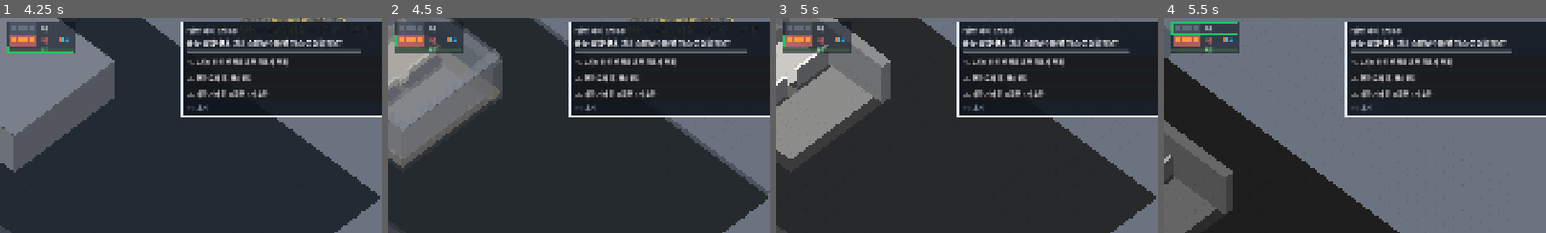
Above: before the commit, frames 1-4 (left to right).
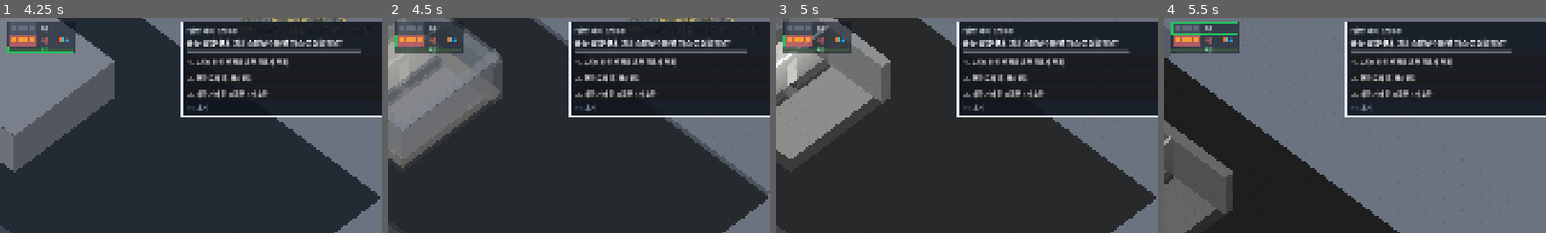
Above: after the commit, the same moments.

Repository: koo2957-collab/golden-time-game
Game: Godot game, scene res://scenes/world/world.tscn
Two runs of this game, one before a commit and one after it. Both use one fixed random seed, a clock stepped at 60 frames per second and the inputs below. This scene is started directly instead of the project's main scene.
Inputs (mouse positions are % of the whole screen's width and height, from its top left):
- Up to frame 1 (4.25 s): click "현장 도착 (Enter)" at 0.5 s; tap Enter at 1.25 s; drag from (7, 90) to (60, 28) at 1.27 s; click "Q 전략 변경…" at 2 s; click "◀ 뒤로 (Esc)" at 2.75 s; click "W 대응단계…" at 3.5 s
- Up to frame 2 (4.5 s): drag from (5, 13) to (45, 70) at 4.27 s
- Up to frame 3 (5 s): no input
- Up to frame 4 (5.5 s): move the mouse to (50, 78) at 5.02 s; hold Page Up (floor_up) from 5.03 s (still down); tap Right (camera_right) at 5.1 s; click (50, 78) at 5.17 s
The pictures show only the part of the screen within x 0-50%, y 8-58%; the shares and areas given below are measured in that part.

Frame 1 is identical in both runs. In frame 2, 0.1% of the frame differs, in the area x 0-11%, y 16-32%; in frame 3, 1.0%, in the area x 0-14%, y 3-36%; in frame 4, less than 0.1%.

Commit message:
F04: 실내 벽 천장까지 — 아래 진하게·위로 옅게, 흰 윗면 테두리, 문 위 벽
Co-Authored-By: Claude Opus 5.5 <noreply@anthropic.com>

Diff:
--- a/data/ui/view_params.json
+++ b/data/ui/view_params.json
@@ -8,7 +8,11 @@
   "front_wall": {"value": "open", "note2": "open(2026-11-12 사용자 결정 — 인형집: 앞 바깥벽은 없애고 문은 서 있게, 창은 바닥 높이 창틀·유리로 낮게)", "source": "화면 설정", "note": "단면 보기의 앞벽(남·동)과 실내 벽 모양: glass(2026-11-11 사용자 결정 — 앞 바깥벽은 천장 높이 반투명, 실내 벽은 허리 높이 위로 갈수록 투명) / cut(잘린 벽) / hidden(숨김)"},
   "front_wall_alpha": {"value": 0.15, "source": "화면 설정", "note": "앞 바깥벽(남·동) 면 진하기 (2026-11-11 사용자 결정 15%). 문·창은 진하게 그대로"},
   "wall_cap_alpha": {"value": 0.75, "source": "화면 설정", "note": "앞 바깥벽 꼭대기 띠 진하기 — 면이 투명해도 건물 경계가 또렷하게"},
-  "inner_wall_m": {"value": 1.2, "source": "화면 설정", "note": "실내 벽 높이 — 진한 벽 + 윗면 단면 띠 (2026-11-12 사용자 결정: 그라데이션을 없애 구조를 또렷하게)"},
+  "inner_wall_m": {"value": 2.4, "source": "화면 설정", "note": "실내 벽 높이 — 천장까지 (2026-11-12 사용자 결정 F04: 연기 상자와 높이를 맞춤). 아래 진하게·위로 갈수록 옅게 + 흰 윗면 테두리"},
+  "inner_wall_alpha_bottom": {"value": 0.7, "source": "화면 설정", "note": "실내 벽 바닥 쪽 진하기 (구조가 또렷하게)"},
+  "inner_wall_alpha_top": {"value": 0.15, "source": "화면 설정", "note": "실내 벽 천장 쪽 진하기 (뒤쪽 방·연기가 비치게, 연기 상자 앞면은 위가 진해 서로 구분된다)"},
+  "inner_wall_cap_alpha": {"value": 0.8, "source": "화면 설정", "note": "실내 벽 윗면(천장 높이) 흰 테두리 진하기 — 방 경계"},
+  "ghost_inner_wall_m": {"value": 1.2, "source": "화면 설정", "note": "위·아래 층(흐리게 보이는 층) 실내 벽 높이 — 허리 높이로 낮게 (지금 층을 덜 가리게)"},
   "partner_alpha": {"value": 1.0, "source": "화면 설정", "note": "비켜 놓은 짝 층 진하기 — 반투명 없이 흑백으로만 구분 (2026-11-12 사용자 결정: 정적인 것은 무채색, 움직이는 것만 색)"},
   "partner_dim": {"value": 0.72, "source": "화면 설정", "note": "짝 층 밝기 (지금 층보다 어둡게 — 회색 밝기로 층을 구분)"},
   "current_gray": {"value": 0.85, "source": "화면 설정", "note": "지금 층의 바닥·벽·가구 색 빼기 정도 (1 = 흑백). 대원·요구조자·불·연기·수관·구역·차량은 원래 색으로 따로 그린다 — 움직이는 것이 먼저 보이게"},
--- a/scripts/ui/building/floor_layer.gd
+++ b/scripts/ui/building/floor_layer.gd
@@ -1223,8 +1223,8 @@
 				FloorStack.Wall.OPEN:
 					pass  # 인형집: 앞 바깥벽은 그리지 않는다 (문·창은 따로)
 				FloorStack.Wall.HALF:
-					# 실내 벽: 허리 높이 진한 벽 + 윗면 단면 띠, 두께는 바깥벽의 1/3 (2026-11-12 사용자 결정)
-					_thin_wall(x, y, 0.0, wh, _structure_color(skin.color("wall")), _cut_top(wh))
+					# 실내 벽: 천장까지, 아래 진하게·위로 갈수록 옅게 + 흰 윗면 테두리, 두께는 바깥벽의 1/3 (2026-11-12 사용자 결정)
+					_inner_wall(x, y, 0.0, wh, _structure_color(skin.color("wall")))
 				_:
 					_block(x, y, 0.0, wh, _structure_color(skin.color("wall")), _cut_top(wh))
 		BuildingData.Cell.WINDOW:
@@ -1285,6 +1285,9 @@
 		return
 	var top := proj.to_screen(Vector2(x + 0.5, y + 0.5), minf(DOOR_TOP_M, _wall_height(x, y)) + 0.3)
 	var first := Vector2i(x, y) == o.cells[0]
+	# 실내 문 위(인방~천장)는 벽으로 채운다 (열려 있어도)
+	if stack.wall_kind(level, x, y, _outside()) == FloorStack.Wall.HALF and _wall_height(x, y) > DOOR_TOP_M:
+		_inner_wall(x, y, DOOR_TOP_M, _wall_height(x, y), _structure_color(skin.color("wall")))
 	if not o.is_open:
 		var dc := _structure_color(PlanStyle.CELL_COLORS[BuildingData.Cell.DOOR])
 		if stack.wall_kind(level, x, y, _outside()) == FloorStack.Wall.HALF:
@@ -2272,7 +2275,7 @@
 
 ## 얇은 벽 한 칸: 가로 막대(서↔동)와 세로 막대(북↔남)를 이어 그린다. 두께 = 칸 × inner_wall_thick.
 ## 이웃 칸으로 벽이 이어지는 쪽 끝면은 그리지 않아 이음새 줄무늬가 생기지 않는다. 그리는 순서: 북쪽 팔 → 가로 막대 → 남쪽 팔
-func _thin_wall(x: int, y: int, h0: float, h1: float, color: Color, top: Color) -> void:
+func _thin_wall(x: int, y: int, h0: float, h1: float, color: Color, top: Color, a0 := -1.0, a1 := -1.0) -> void:
 	var b := sim.building
 	var wallish := [BuildingData.Cell.WALL, BuildingData.Cell.DOOR, BuildingData.Cell.WINDOW]
 	var has := func(dx: int, dy: int) -> bool: return b.in_bounds(x + dx, y + dy) and b.cell(level, x + dx, y + dy) in wallish
@@ -2284,26 +2287,43 @@
 	var n: bool = has.call(0, -1)
 	var sth: bool = has.call(0, 1)
 	if n:
-		_thin_box(Vector2(cx - t, y), Vector2(cx + t, cy - t), h0, h1, color, top, false, true)
+		_thin_box(Vector2(cx - t, y), Vector2(cx + t, cy - t), h0, h1, color, top, false, true, a0, a1)
 	var x0 := float(x) if w else cx - t
 	var x1 := float(x + 1) if e else cx + t
-	_thin_box(Vector2(x0, cy - t), Vector2(x1, cy + t), h0, h1, color, top, not sth or x1 - x0 > 2.0 * t + 0.001, not e)
+	_thin_box(Vector2(x0, cy - t), Vector2(x1, cy + t), h0, h1, color, top, not sth or x1 - x0 > 2.0 * t + 0.001, not e, a0, a1)
 	if sth:
-		_thin_box(Vector2(cx - t, cy + t), Vector2(cx + t, y + 1), h0, h1, color, top, false, true)
-
-
-## 상자 (_box와 같고 남·동 면을 고를 수 있다)
-func _thin_box(p0: Vector2, p1: Vector2, h0: float, h1: float, color: Color, top: Color, south: bool, east: bool) -> void:
+		_thin_box(Vector2(cx - t, cy + t), Vector2(cx + t, y + 1), h0, h1, color, top, false, true, a0, a1)
+
+
+## 실내 벽 (2026-11-12 사용자 결정 F04): 높이 h0~h1 구간을 바닥 0m 진하기 inner_wall_alpha_bottom → 천장 inner_wall_alpha_top 으로
+## 높이에 따라 옅게 (문 위 조각도 같은 높이면 같은 진하기). 천장 높이에 닿으면 윗면을 흰 테두리로
+func _inner_wall(x: int, y: int, h0: float, h1: float, color: Color) -> void:
+	var sp := stack.params
+	var a_at := func(hm: float) -> float: return lerpf(sp.inner_wall_alpha_bottom, sp.inner_wall_alpha_top, clampf(hm / CEILING_M, 0.0, 1.0))
+	var cap := Color(1, 1, 1, sp.inner_wall_cap_alpha) if h1 >= CEILING_M - 0.01 else Color(_structure_color(skin.color("cut_face")), a_at.call(h1))
+	_thin_wall(x, y, h0, h1, color, cap, a_at.call(h0), a_at.call(h1))
+
+
+## 상자 (_box와 같고 남·동 면을 고를 수 있다). a0·a1 >= 0 이면 옆면 진하기를 아래 a0 → 위 a1 로
+func _thin_box(p0: Vector2, p1: Vector2, h0: float, h1: float, color: Color, top: Color, south: bool, east: bool, a0 := -1.0, a1 := -1.0) -> void:
 	var nw := proj.to_screen(p0)
 	var ne := proj.to_screen(Vector2(p1.x, p0.y))
 	var se := proj.to_screen(p1)
 	var sw := proj.to_screen(Vector2(p0.x, p1.y))
 	var lo := Vector2(0, -h0 * IsoProjection.PX_PER_M)
 	var hi := Vector2(0, -h1 * IsoProjection.PX_PER_M)
-	if south:
-		_quad(sw + lo, se + lo, se + hi, sw + hi, Color(color.darkened(SOUTH_SHADE), color.a))
-	if east:
-		_quad(ne + lo, se + lo, se + hi, ne + hi, Color(color.darkened(EAST_SHADE), color.a))
+	if a0 >= 0.0:
+		if south:
+			var cs := color.darkened(SOUTH_SHADE)
+			_quad_grad(sw + lo, se + lo, se + hi, sw + hi, Color(cs, a0), Color(cs, a1))
+		if east:
+			var ce := color.darkened(EAST_SHADE)
+			_quad_grad(ne + lo, se + lo, se + hi, ne + hi, Color(ce, a0), Color(ce, a1))
+	else:
+		if south:
+			_quad(sw + lo, se + lo, se + hi, sw + hi, Color(color.darkened(SOUTH_SHADE), color.a))
+		if east:
+			_quad(ne + lo, se + lo, se + hi, ne + hi, Color(color.darkened(EAST_SHADE), color.a))
 	_quad(nw + hi, ne + hi, se + hi, sw + hi, top if top.a > 0.0 else color)
 
 
@@ -2908,7 +2928,7 @@
 				known = true
 		if not known:
 			continue
-		var h := CEILING_M if outer else stack.params.inner_wall_m
+		var h := CEILING_M if outer else stack.params.ghost_inner_wall_m
 		var a0 := proj.to_screen(run.a, 0.0)
 		var b0 := proj.to_screen(run.b, 0.0)
 		var a1 := proj.to_screen(run.a, h)
--- a/scripts/ui/building/view_params.gd
+++ b/scripts/ui/building/view_params.gd
@@ -16,7 +16,11 @@
 var front_wall := "glass"
 var front_wall_alpha := 0.15
 var wall_cap_alpha := 0.75
-var inner_wall_m := 1.2
+var inner_wall_m := 2.4
+var inner_wall_alpha_bottom := 0.7
+var inner_wall_alpha_top := 0.15
+var inner_wall_cap_alpha := 0.8
+var ghost_inner_wall_m := 1.2
 var stack_mode := "stagger"
 var partner_alpha := 1.0
 var partner_dim := 0.72
@@ -94,6 +98,10 @@
 	front_wall_alpha = float(_value(data, "front_wall_alpha", front_wall_alpha))
 	wall_cap_alpha = float(_value(data, "wall_cap_alpha", wall_cap_alpha))
 	inner_wall_m = float(_value(data, "inner_wall_m", inner_wall_m))
+	inner_wall_alpha_bottom = float(_value(data, "inner_wall_alpha_bottom", inner_wall_alpha_bottom))
+	inner_wall_alpha_top = float(_value(data, "inner_wall_alpha_top", inner_wall_alpha_top))
+	inner_wall_cap_alpha = float(_value(data, "inner_wall_cap_alpha", inner_wall_cap_alpha))
+	ghost_inner_wall_m = float(_value(data, "ghost_inner_wall_m", ghost_inner_wall_m))
 	stack_mode = str(_value(data, "stack_mode", stack_mode))
 	partner_alpha = float(_value(data, "partner_alpha", partner_alpha))
 	partner_dim = float(_value(data, "partner_dim", partner_dim))
--- a/tests/test_cutaway.gd
+++ b/tests/test_cutaway.gd
@@ -32,7 +32,9 @@
 	assert_eq(p.visible_floors_below, 2, "아래 2개 층")
 	assert_eq(p.below_modulate, [0.75, 0.55] as Array[float], "아래 층 밝기")
 	assert_eq(p.front_wall, "open", "앞벽은 없음 — 인형집 (2026-11-12 결정)")
-	assert_eq([p.front_wall_alpha, p.inner_wall_m, p.stack_mode, p.stagger_back_ratio, p.stagger_floor_px], [0.15, 1.2, "stagger", 0.3, 260.0], "앞벽 15%, 실내 벽 허리 높이 진하게, 비켜 놓기 B(뒤로 0.3 + 위로 260px)")
+	assert_eq([p.front_wall_alpha, p.inner_wall_m, p.stack_mode, p.stagger_back_ratio, p.stagger_floor_px], [0.15, 2.4, "stagger", 0.3, 260.0], "앞벽 15%, 실내 벽 천장까지(F04), 비켜 놓기 B(뒤로 0.3 + 위로 260px)")
+	assert_true(p.inner_wall_alpha_bottom > p.inner_wall_alpha_top and p.inner_wall_cap_alpha > 0.5, "실내 벽은 아래 진하게·위로 옅게, 흰 윗면 테두리 (2026-11-12)")
+	assert_true(p.ghost_inner_wall_m < p.inner_wall_m, "위·아래 층 실내 벽은 낮게")
 	assert_eq(p.wall_cut_m, 0.2, "잘린 벽 20cm")
 	# 연기층 그림 (2026-11-12 사용자 결정: Kenney 연기 덩어리 구름, 윗면 옅게·앞면 진하게, 높이 눈금)
 	assert_eq([p.smoke_top_alpha < p.smoke_front_alpha, p.smoke_max_puffs > 0, p.smoke_row_m, p.smoke_max_rows], [true, true, 0.4, 6], "연기 윗면은 앞면보다 옅게, 덩어리 상한, 0.4m마다 한 줄씩 겹쳐 쌓기(최대 6줄)")
Binary file changed: docs/ref/cutaway_exterior.png
Binary file changed: docs/ref/cutaway_interior.png
Not shown, changed: docs/decisions.md
Not shown, changed: docs/progress.md
